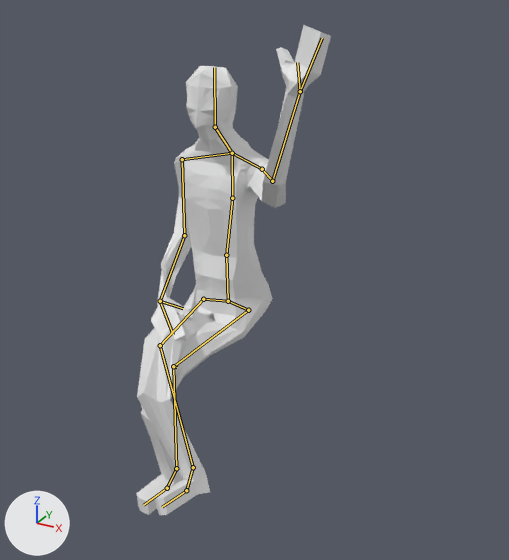
The Blender file TAS-Week10/RefImages/Models/person.blend as it was, and as the next commit left it.
The view is the same before and after, from a camera (50 mm lens) standing at (16.6, -27.2, 11.0) and looking at (2.3, -1.1, -2.0). Every picture has the same lights, and +X, +Y and +Z are marked at lower left. Both versions are drawn at the pose saved in each file; the numbers are the values there. The bones that bend it are drawn over the model as lines.
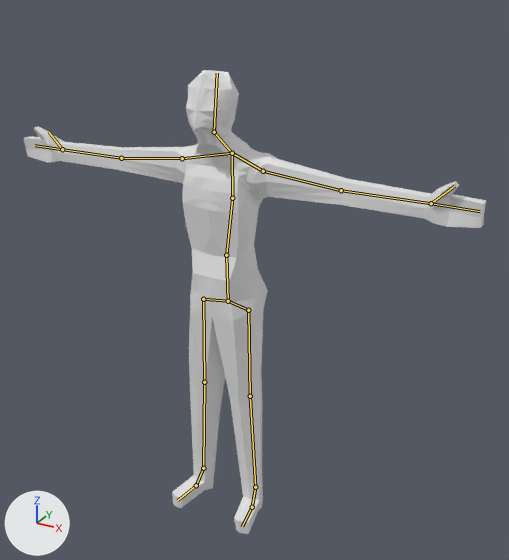
Boxes (x1, y1, x2, y2) around the edits, measured in the pictures (509 x 560 px):
'Plane', posed (137% wider)
    before: (136, 25, 331, 515)
    after: (23, 70, 486, 534)
bone 'Thigh.L', root to tip
    before: (248, 310) to (173, 366)
    after: (248, 310) to (250, 396)
bone 'Leg.L', root to tip
    before: (173, 366) to (176, 468)
    after: (250, 396) to (255, 487)
bone 'Thigh.R', root to tip
    before: (203, 299) to (160, 345)
    after: (203, 299) to (204, 382)
bone 'Leg.R', root to tip
    before: (160, 345) to (193, 467)
    after: (204, 382) to (203, 468)
bone 'Shoulder.L', root to tip
    before: (232, 153) to (262, 169)
    after: (232, 153) to (263, 171)
bone 'Arm.L', root to tip
    before: (262, 169) to (272, 181)
    after: (263, 171) to (341, 190)
bone 'ForeArm.L', root to tip
    before: (272, 181) to (300, 91)
    after: (341, 190) to (431, 203)
bone 'Hand.L', root to tip
    before: (300, 91) to (322, 38)
    after: (431, 203) to (480, 211)
bone 'Thumb.L', root to tip
    before: (300, 91) to (297, 62)
    after: (431, 203) to (454, 186)
bone 'Neck', root to tip
    before: (232, 153) to (215, 127)
    after: (232, 153) to (214, 132)
bone 'Head', root to tip
    before: (215, 127) to (214, 67)
    after: (214, 132) to (217, 73)
bone 'Shoulder.R', root to tip
    before: (232, 153) to (182, 159)
    after: (232, 153) to (182, 158)
bone 'Arm.R', root to tip
    before: (182, 159) to (184, 235)
    after: (182, 158) to (121, 158)
bone 'ForeArm.R', root to tip
    before: (184, 235) to (160, 301)
    after: (121, 158) to (62, 149)
bone 'Hand.R', root to tip
    before: (160, 301) to (173, 334)
    after: (62, 149) to (35, 145)
bone 'Thumb.R', root to tip
    before: (160, 301) to (183, 308)
    after: (62, 149) to (48, 131)

The edits, one by one:
Bone 'Thigh.L' (bone_thigh_l) turns from (-49, -23, -39) to (0, 0, 0) degrees about its own x, y and z.
Bone 'Leg.L' (bone_leg_l) turns from (45, -3, 56) to (0, 0, 0) degrees about its own x, y and z.
Bone 'Thigh.R' (bone_thigh_r) turns from (-39, 26, 63) to (0, 0, 0) degrees about its own x, y and z.
Bone 'Leg.R' (bone_leg_r) turns from (16, 26, -64) to (0, 0, 0) degrees about its own x, y and z.
Bone 'Shoulder.L' (bone_shoulder_l) turns from (-2, -2, 2) to (0, 0, 0) degrees about its own x, y and z.
Bone 'Arm.L' (bone_arm_l) turns from (19, -64, -74) to (0, 0, 0) degrees about its own x, y and z.
Bone 'ForeArm.L' (bone_forearm_l) turns from (35, 40, -33) to (0, 0, 0) degrees about its own x, y and z.
Bone 'Hand.L' (bone_hand_l) turns from (27, 44, 21) to (0, 0, 0) degrees about its own x, y and z.
Bone 'Thumb.L' (bone_thumb_l) turns from (9, 42, -25) to (0, 0, 0) degrees about its own x, y and z.
Bone 'Neck' (bone_neck) turns from (7, -2, -1) to (0, 0, 0) degrees about its own x, y and z.
Bone 'Head' (bone_head) turns from (6, 5, -13) to (0, 0, 0) degrees about its own x, y and z.
Bone 'Shoulder.R' (bone_shoulder_r) turns from (1, 1, 0) to (0, 0, 0) degrees about its own x, y and z.
Bone 'Arm.R' (bone_arm_r) turns from (-83, 1, 9) to (0, 0, 0) degrees about its own x, y and z.
Bone 'ForeArm.R' (bone_forearm_r) turns from (-39, -78, 93) to (0, 0, 0) degrees about its own x, y and z.
Bone 'Hand.R' (bone_hand_r) turns from (29, -103, 7) to (0, 0, 0) degrees about its own x, y and z.
Bone 'Thumb.R' (bone_thumb_r) turns from (-21, -45, 108) to (0, 0, 0) degrees about its own x, y and z.
